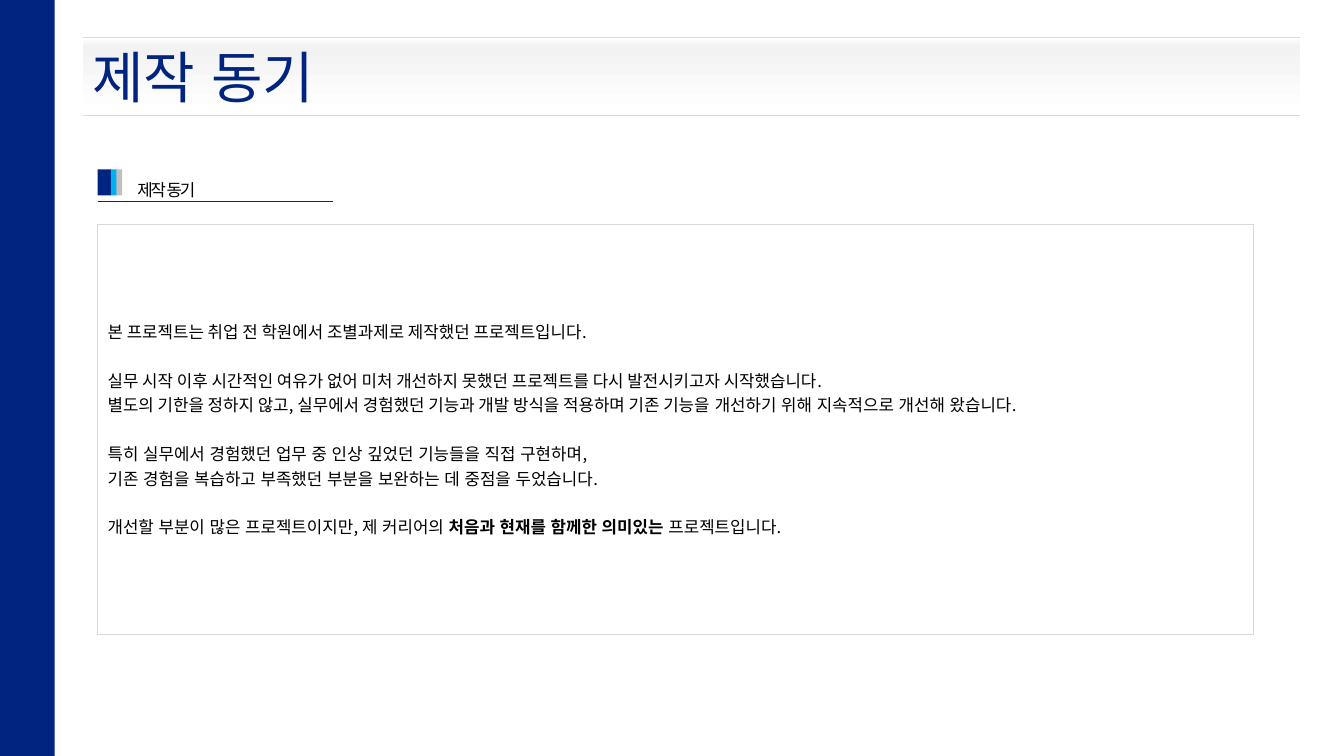
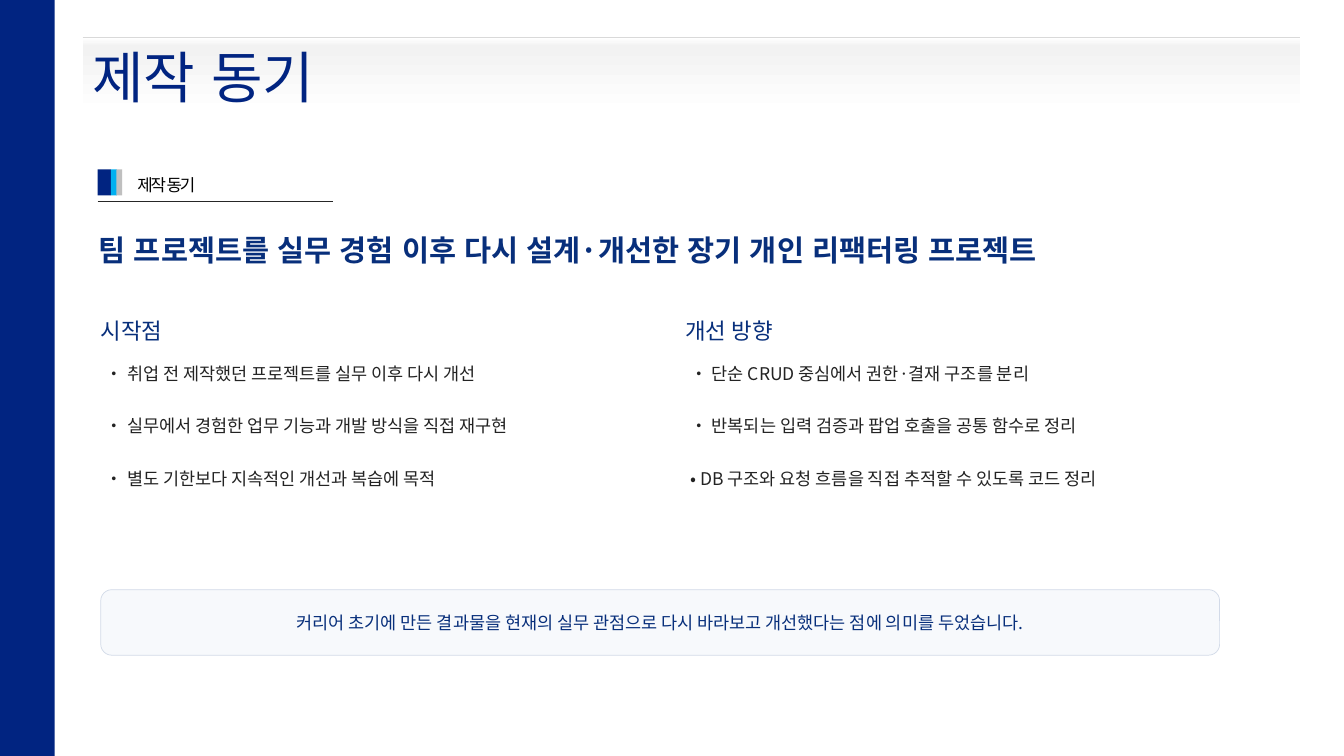
Before and after one commit to hikr90/intranet, a slide deck: slide 5 of docs/intr_project.pptx. Drawn at 1344x756 pixels with LibreOffice and Linux fonts; fonts in the diff are those of the drawing. Boxes give left, top, right and bottom in pixels: in the first picture for what was removed or moved away, otherwise in the second. Text is boxed around its words. In the diff, an @@ line names an element or a change of style, - is before the commit and + after.

Commit message:
[수정] 포트폴리오 및 테이블 설계서 수정

```diff
--- a/docs/intr_project.pptx
+++ b/docs/intr_project.pptx
@@ line removed from (83, 116) to (1301, 116) @@
@@ text "제작 동기": place and size @@
-text "제작 동기" at box(137, 182, 196, 198)
+text "제작 동기" at box(137, 177, 196, 193)
@@ table removed at box(98, 224, 1254, 540), 1 rows, 2 columns @@
-본 프로젝트는 취업 전 학원에서 조별과제로 제작했던 프로젝트입니다. / 실무 시작 이후 시간적인 여유가 없어 미처 개선하지 못했던 프로젝트를 다시 발전시키고자 시작했습니다. / 별도의 기한을 정하지 않고, 실무에서 경험했던 기능과 개발 방식을 적용하며 기존 기능을 개선하기 위해 지속적으로 개선해 왔습니다. / 특히 실무에서 경험했던 업무 중 인상 깊었던 기능들을 직접 구현하며, / 기존 경험을 복습하고 부족했던 부분을 보완하는 데 중점을 두었습니다. / 개선할 부분이 많은 프로젝트이지만, 제 커리어의 처음과 현재를 함께한 의미있는 프로젝트입니다. | 
@@ text added at box(99, 236, 1037, 264), 21 pt, text #082F7B, bold @@
+팀 프로젝트를 실무 경험 이후 다시 설계·개선한 장기 개인 리팩터링 프로젝트
@@ text added at box(101, 320, 163, 341), 16 pt, text #082F7B @@
+시작점
@@ text added at box(685, 320, 772, 341), 16 pt, text #082F7B @@
+개선 방향
@@ text added at box(127, 365, 476, 382), 12.5 pt, text #232323 @@
+• 취업 전 제작했던 프로젝트를 실무 이후 다시 개선
@@ text added at box(712, 365, 1029, 382), 12.5 pt, text #232323 @@
+• 단순 CRUD 중심에서 권한·결재 구조를 분리
@@ text added at box(127, 417, 508, 434), 12.5 pt, text #232323 @@
+• 실무에서 경험한 업무 기능과 개발 방식을 직접 재구현
@@ text added at box(712, 417, 1076, 434), 12.5 pt, text #232323 @@
+• 반복되는 입력 검증과 팝업 호출을 공통 함수로 정리
@@ text added at box(127, 470, 436, 487), 12.5 pt, text #232323 @@
+• 별도 기한보다 지속적인 개선과 복습에 목적
@@ text added at box(700, 470, 1096, 487), 12.5 pt, text #232323 @@
+• DB 구조와 요청 흐름을 직접 추적할 수 있도록 코드 정리
@@ rounded rectangle added at box(101, 590, 1220, 655), fill #F7F9FC, outline #D2DAE8 0.5 pt, 12.5 pt, text #082F7B @@
+커리어 초기에 만든 결과물을 현재의 실무 관점으로 다시 바라보고 개선했다는 점에 의미를 두었습니다.
```
Also in this commit, not shown: 14 other slides changed, 1 slide added, 2 slides removed, 4 other files.
